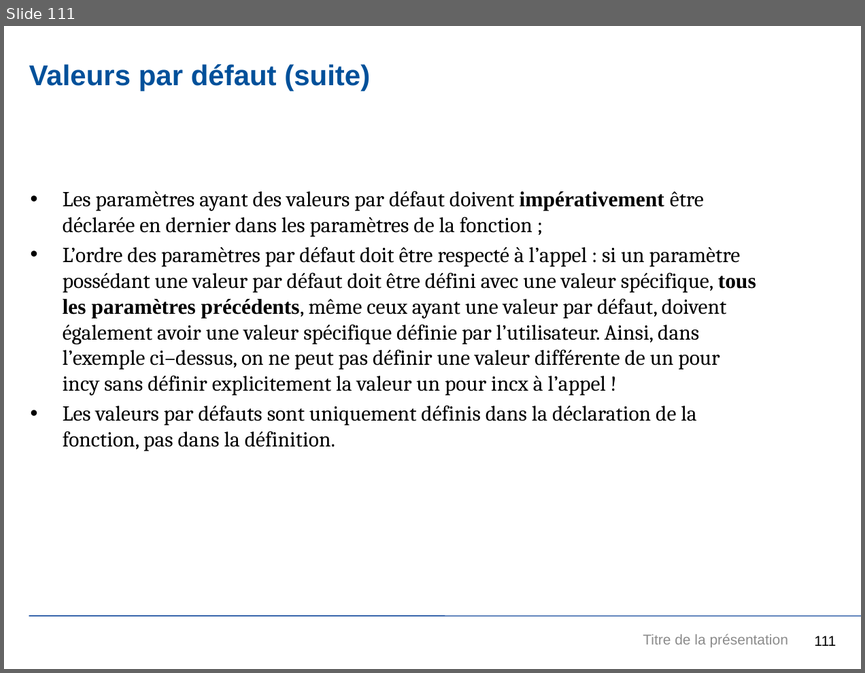
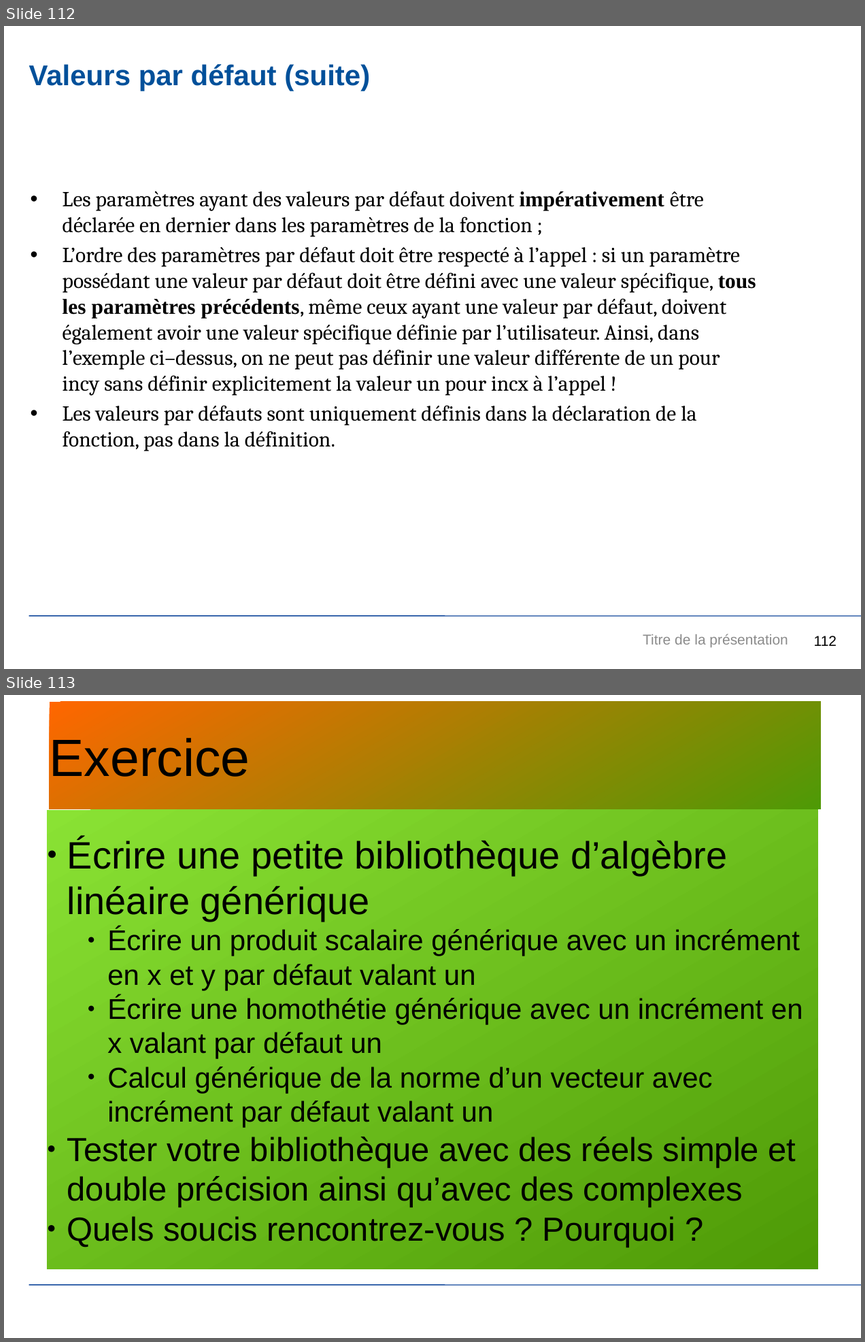
Before and after one commit to JuvignyEnsta/C-2020, a slide deck: Transparents/InitiationCpp.pptx. Shown one above the other, each under a label of ours: slide 111 before the commit, slides 112 and 113 after it. The pictures are 865x673 and 865x1342 pixels, drawn with LibreOffice and Linux fonts; fonts in the diff are those of the drawing; background and template pictures are left out. Boxes give left, top, right and bottom in pixels: in the first picture for what was removed or moved away, otherwise in the second. Text is boxed around its words. In the diff, an @@ line names an element or a change of style, - is before the commit and + after.

```diff
--- a/Transparents/InitiationCpp.pptx
+++ b/Transparents/InitiationCpp.pptx
@@ slide 113 added at box(4, 695, 861, 1338), background #FFFFFF; not listed: 1 template element that a slide beside it also shows @@
@@ rectangle added at box(50, 702, 821, 809), fill gradient #FF6600 to #4E9A06, 44 pt, text #000000 @@
+Exercice
@@ rectangle added at box(47, 810, 818, 1268), fill gradient #8AE234 to #4E9A06, 24 pt, text #000000 @@
+● Écrire une petite bibliothèque d’algèbre linéaire générique
+    ● Écrire un produit scalaire générique avec un incrément en x et y par défaut valant un
+    ● Écrire une homothétie générique avec un incrément en x valant par défaut un
+    ● Calcul générique de la norme d’un vecteur avec incrément par défaut valant un
+● Tester votre bibliothèque avec des réels simple et double précision ainsi qu’avec des complexes
+● Quels soucis rencontrez-vous ? Pourquoi ?
@@ what was slide 111 is now slide 112 @@
@@ page number at box(814, 635, 836, 645): text changed @@
-111
+112
```
Also in this commit, not shown: 108 other slides changed, 7 other slides added, 2 slides removed, 3 other files.
